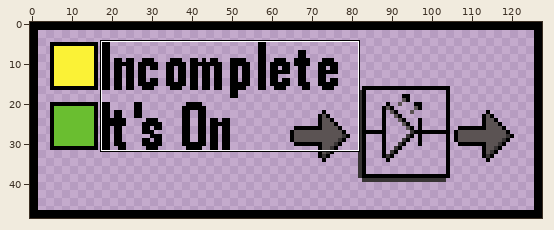
File history of a pixel-art file, Assets/Sprites/Sprite-0004.aseprite. Above, an overview of the earlier version with the close-up marked.
Close-up. Before:
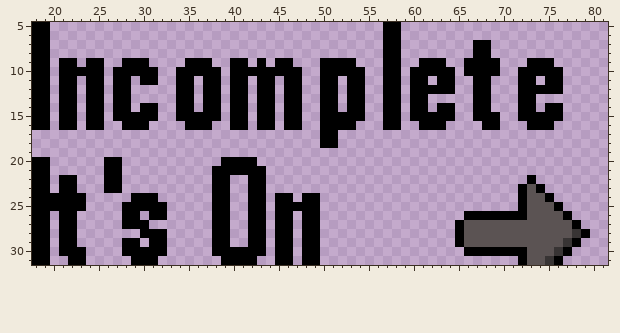
128x49 pixels, 1 frame. Colours within 5 levels of each other are drawn and written as one. Shown: x 18..81, y 5..31.
And afterwards:
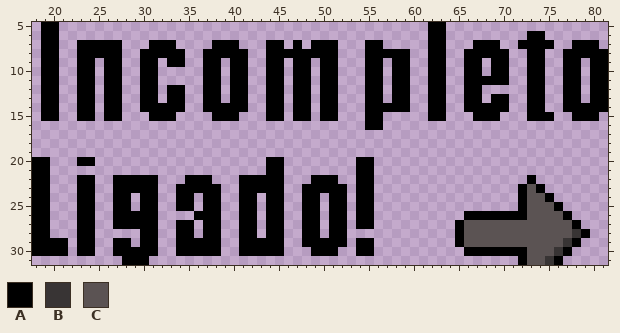
Palette (. is transparent): A #000000  B #383434  C #5b5353
The edit:
There is now colour A in row 5 at x 20 and 62 to 63; in row 6 at x 20, 62 to 63 and 73 to 74; in row 7 at x 20, 23 to 27, 31 to 33, 38 to 40, 44 to 45, 47, 49 to 51, 55 to 56, 62 to 63, 69, 72 to 75 and 78 to 80; in row 8 at x 20, 23 to 27, 30 to 34, 37 to 41, 44 to 51, 55 to 56, 59, 62 to 63, 66, 69 to 70, 73 to 74 and 77 to 81; in row 9 at x 20, 23, 26 to 27, 31, 33 to 34, 38, 44, 47 to 48, 55 to 56, 59, 70, 77 to 78 and 80 to 81; in row 10 at x 20, 26, 48, 55 to 56, 59, 70, 77 to 78 and 80 to 81.
There is now colour A in row 11 at x 20, 23, 26, 45, 48, 55 to 56, 59, 62, 66, 69 to 70, 74, 77 to 78 and 80 to 81; in row 12 at x 20, 23, 26, 30 to 31, 33, 45, 48, 55 to 56, 59, 66, 77 to 78 and 80 to 81; in row 13 at x 20, 23, 26, 30 to 31, 33, 45, 48, 55 to 56, 59, 62 to 63, 66, 69 to 70, 74, 77 to 78 and 80 to 81; in row 14 at x 20, 23, 26, 32 to 33, 39, 45, 48, 55 to 56, 59, 62, 66, 69 to 70, 74 and 77 to 81; in row 15 at x 20, 23, 26, 32 to 33, 39, 45, 48, 55 to 56 and 78 to 80; in row 16 at x 55 to 56.
There is now colour A in row 20 at x 23 to 24, 44 to 45 and 54 to 55; in row 21 at x 44 to 45 and 54 to 55; in row 22 at x 23 to 24, 28 to 31, 35 to 37, 41, 44 to 45, 49 to 51 and 54 to 55; in row 23 at x 23 to 24, 28 to 31, 34 to 37, 41, 44 to 45, 48 to 52 and 54 to 55; in row 24 at x 24, 27 to 28, 34 to 35, 37, 41, 44, 51 to 52 and 54 to 55; in row 25 at x 24, 27, 34 to 35, 37, 41, 44, 51 to 52 and 54 to 55.
There is now colour A in row 26 at x 23 to 24, 27, 30, 36 to 37, 41, 44, 51 to 52 and 54 to 55; in row 27 at x 23 to 24, 27, 31, 34 to 35, 37, 41, 44, 51 to 52 and 54 to 55; in row 28 at x 23 to 24, 34 to 35, 37, 41, 44 and 51 to 52; in row 29 at x 20, 23 to 24, 27, 30, 34 to 37, 41, 44, 50 to 52 and 54 to 55; in row 30 at x 20, 24, 27, 34 to 37, 44, 50 to 51 and 54 to 55; in row 31 at x 28.
Colour A is removed in rows 5 to 7 at x 18 and 57 to 58; in row 8 at x 18; in row 9 at x 18, 21 to 22, 25, 28 to 29, 35 to 36, 43, 46, 52 to 53, 57, 61, 68 and 75; in row 10 at x 18, 21 to 22, 25, 28 to 29, 34 to 36, 42 to 43, 46, 52 to 54, 57, 60 to 61, 64, 68, 72 and 75 to 76; in row 11 at x 18, 21 to 22, 25, 28, 34 to 35, 43, 46, 53 to 54, 57, 60 to 61, 64, 72 and 75 to 76; in row 12 at x 18, 21 to 22, 25, 28, 35, 43, 46, 53 to 54, 57, 60 to 61, 64, 68, 72 and 75 to 76.
Colour A is removed in row 13 at x 18, 21 to 22, 25, 28, 35, 43, 46, 53 to 54, 57, 60 to 61, 68 and 72; in row 14 at x 18, 21 to 22, 25, 28, 35, 43, 46, 53 to 54, 60 to 61, 64, 72 and 75 to 76; in row 15 at x 18, 21 to 22, 25, 28 to 30, 34 to 37, 41, 43, 46, 52 to 54, 57 to 58, 60 to 61, 64, 72 and 76; in row 16 at x 18 to 19, 21 to 22, 24 to 25, 28 to 30, 35 to 37, 40 to 41, 43 to 44, 46 to 47, 50 to 53, 57 to 58, 61 to 63, 68 to 69 and 73 to 75; in rows 17 to 18 at x 50 to 51; in row 20 at x 26 to 27 and 39 to 42.
Colour A is removed in row 21 at x 26 to 27 and 38 to 43; in row 22 at x 21 to 22, 26 and 38 to 39; in row 23 at x 21 to 22, 26 and 39; in row 24 at x 20 to 22, 29, 39, 43 and 46; in row 25 at x 20 to 22, 29, 32, 39, 43 and 46 to 47; in row 26 at x 21 to 22, 32, 39, 43 and 46.
Colour A is removed in row 27 at x 21 to 22, 39, 43 and 46; in row 28 at x 21 to 22, 32, 39, 43 and 46; in row 29 at x 22, 29, 32, 39 and 46; in row 30 at x 22, 32, 39 to 40, 46 and 48; in row 31 at x 18 to 19, 22 to 23, 31, 39 to 42, 45 to 46 and 48 to 49.
Pixel boxes of the changes (left, top, right, bottom) in both close-ups:
changed: (32, 22, 608, 265)
